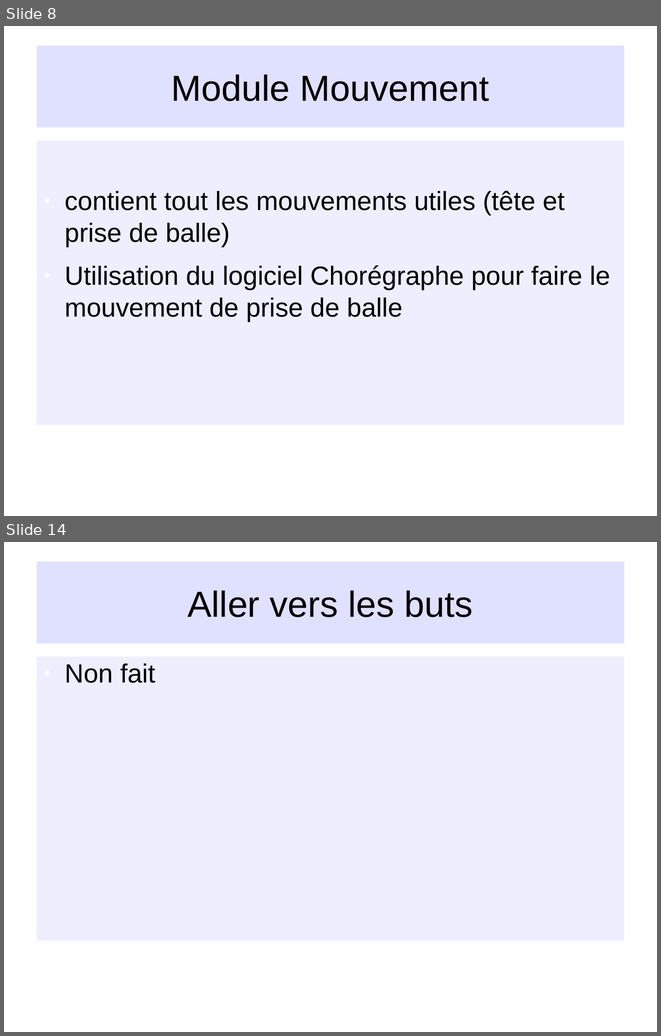
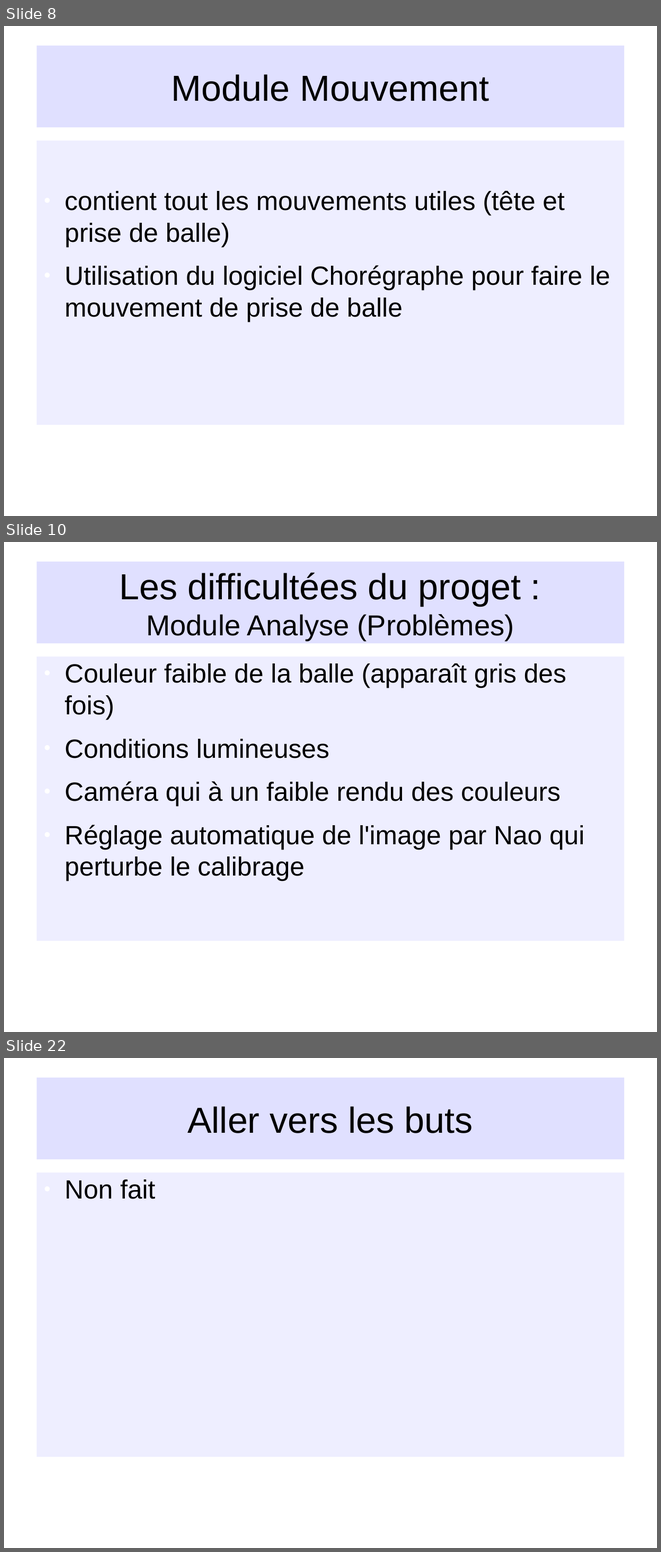
Before and after one commit to NesKaphe/nao-p7, a slide deck: documents/diaporama/diapo_nao.odp. Shown one above the other, each under a label of ours: slides 8 and 14 before the commit, slides 8, 10 and 22 after it; the slides between them are not shown. The pictures are 661x1036 and 661x1552 pixels, drawn with LibreOffice and Linux fonts; fonts in the diff are those of the drawing; background and template pictures are left out. Boxes give left, top, right and bottom in pixels: in the first picture for what was removed or moved away, otherwise in the second. Text is boxed around its words. In the diff, an @@ line names an element or a change of style, - is before the commit and + after.

```diff
--- a/documents/diaporama/diapo_nao.odp
+++ b/documents/diaporama/diapo_nao.odp
@@ slide 10 added at [4,542,657,1032], background picture (left out) @@
@@ title added at [36,562,625,643], fill #CCCCFF at 60% opacity, 44 pt, text #000000 @@
+Les difficultées du proget :
+Module Analyse (Problèmes)
@@ text added at [36,656,625,941], fill #E6E6FF at 65% opacity, 32 pt, text #000000 @@
+● Couleur faible de la balle (apparaît gris des fois)
+● Conditions lumineuses
+● Caméra qui à un faible rendu des couleurs
+● Réglage automatique de l'image par Nao qui perturbe le calibrage
@@ what was slide 14 is now slide 22 @@
```
Also in this commit, not shown: 6 slides changed, 7 other slides added, 13 other files.
